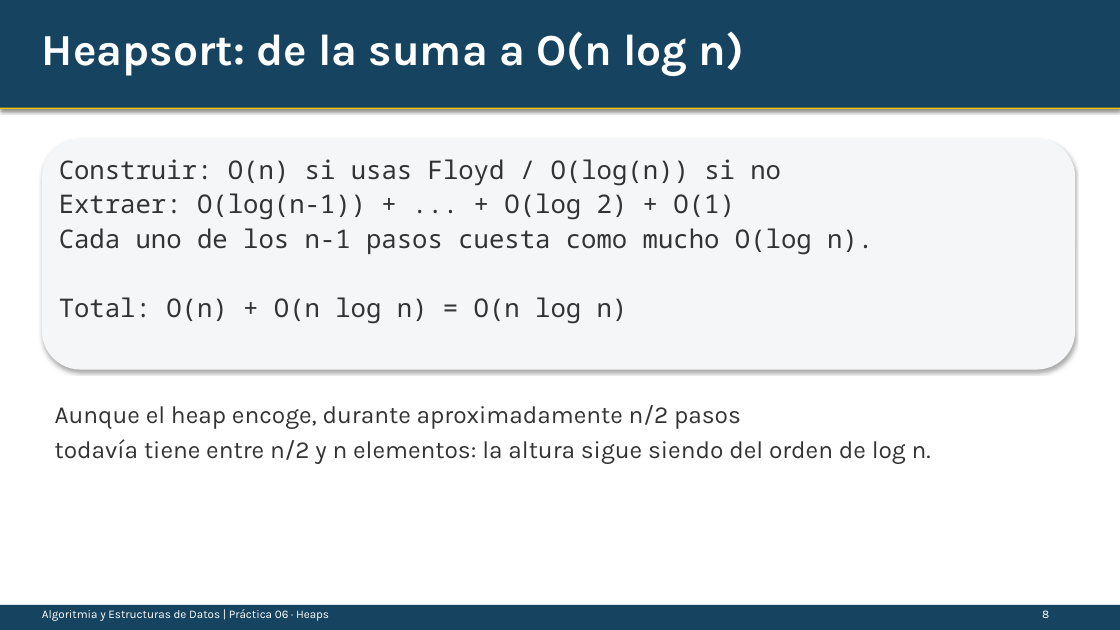
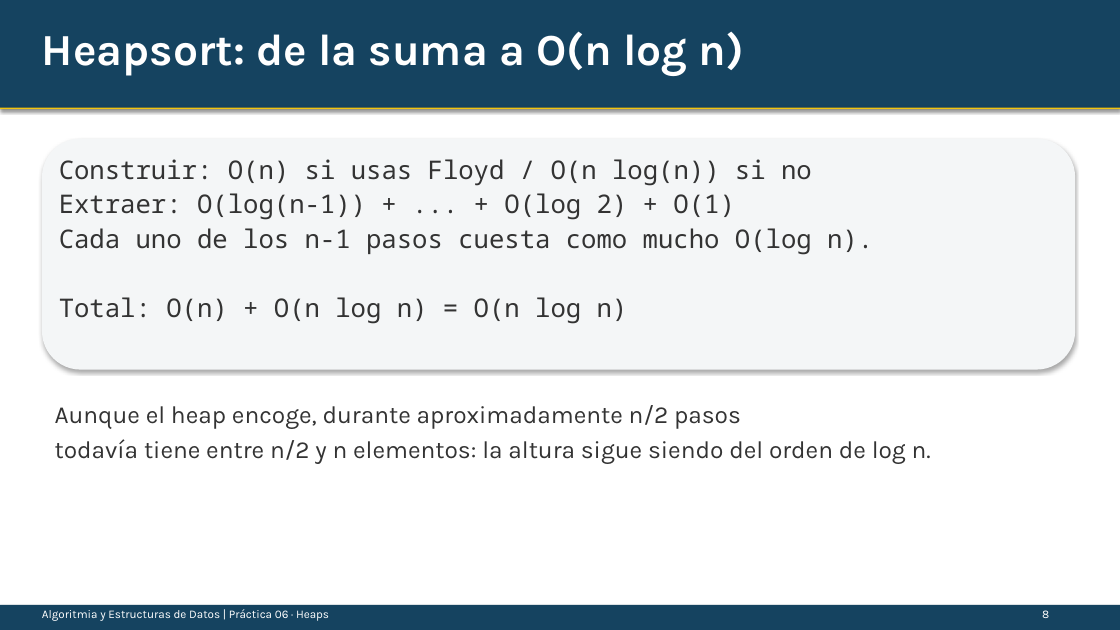
Before and after one commit to 2026-AED1/06Practica-Heaps, a slide deck: slide 8 of diapositivas/Practica06_Heaps.pptx. Drawn at 1120x630 pixels with LibreOffice and Linux fonts; fonts in the diff are those of the drawing. Boxes give left, top, right and bottom in pixels: in the first picture for what was removed or moved away, otherwise in the second. Text is boxed around its words. In the diff, an @@ line names an element or a change of style, - is before the commit and + after.

Commit message:
Minor

```diff
--- a/diapositivas/Practica06_Heaps.pptx
+++ b/diapositivas/Practica06_Heaps.pptx
@@ text at [59,159,812,186]: text changed @@
-Construir: O(n) si usas Floyd / O(log(n)) si no
+Construir: O(n) si usas Floyd / O(n log(n)) si no
```
